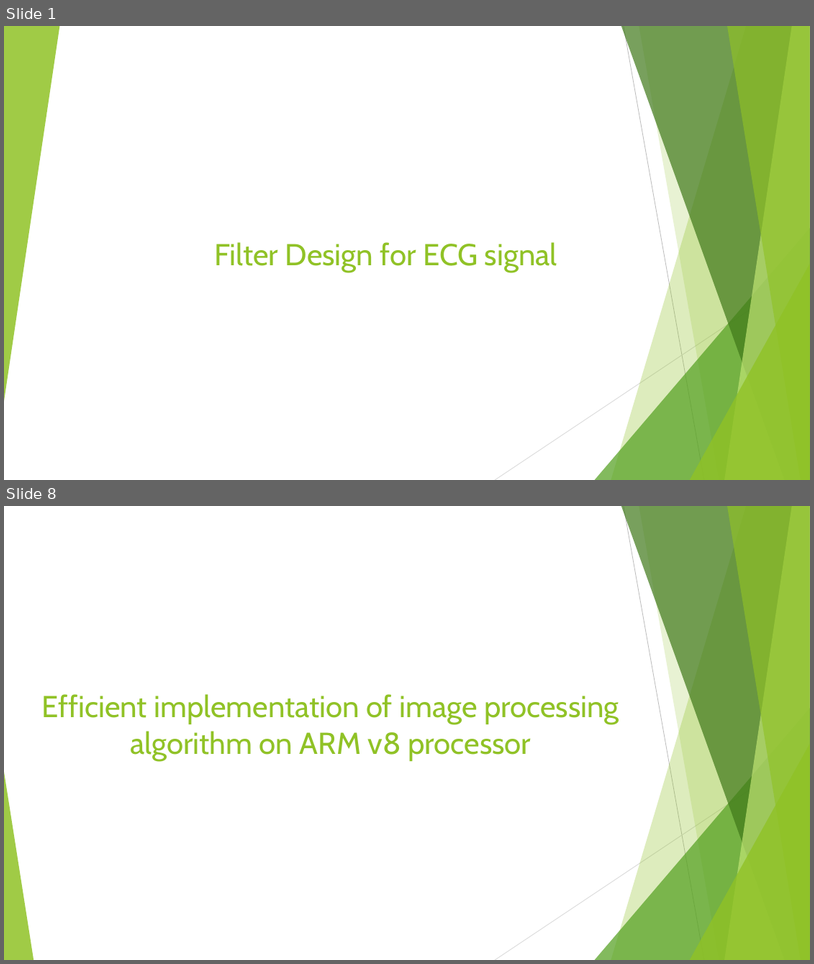
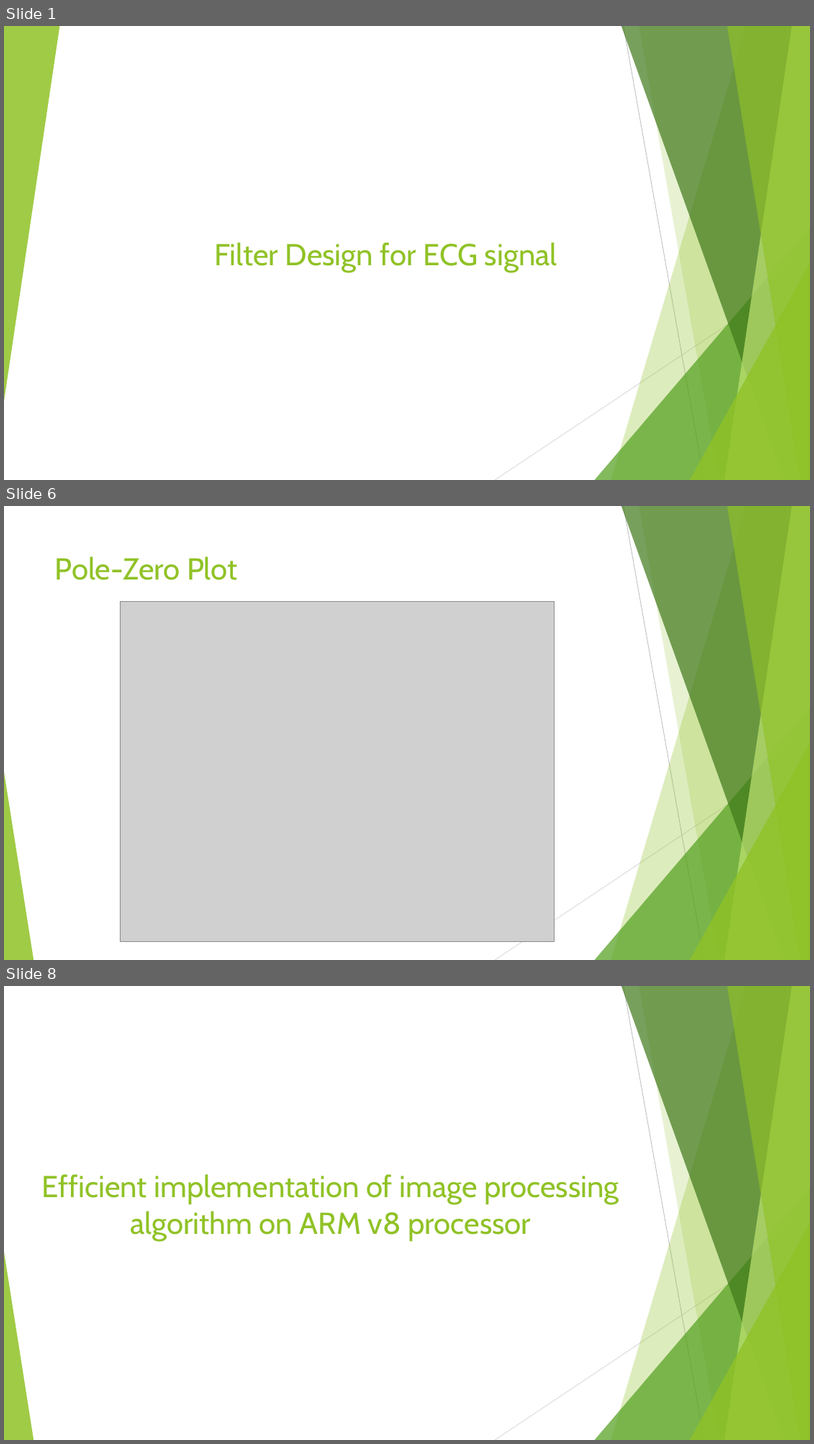
Before and after one commit to UmeshDeshmukh/Presentation, a slide deck: Presentation_E.pptx. Shown one above the other, each under a label of ours: slides 1 and 8 before the commit, slides 1, 6 and 8 after it; the slides between them are not shown. The pictures are 814x964 and 814x1444 pixels, drawn with LibreOffice and Linux fonts; fonts in the diff are those of the drawing; grey boxes stand for pictures. Boxes give left, top, right and bottom in pixels: in the first picture for what was removed or moved away, otherwise in the second. Text is boxed around its words. In the diff, an @@ line names an element or a change of style, - is before the commit and + after.

```diff
--- a/Presentation_E.pptx
+++ b/Presentation_E.pptx
@@ slide 6 added at (x1=4, y1=506, x2=810, y2=960), background #FFFFFF; not listed: 10 template elements that a slide beside it also shows @@
@@ title added at (x1=55, y1=556, x2=237, y2=580), 36 pt, text #90C226 @@
+Pole-Zero Plot
@@ picture added at (x1=120, y1=602, x2=555, y2=942) @@
```
Also in this commit, not shown: 4 slides changed, 6 other slides added, 6 slides removed.
